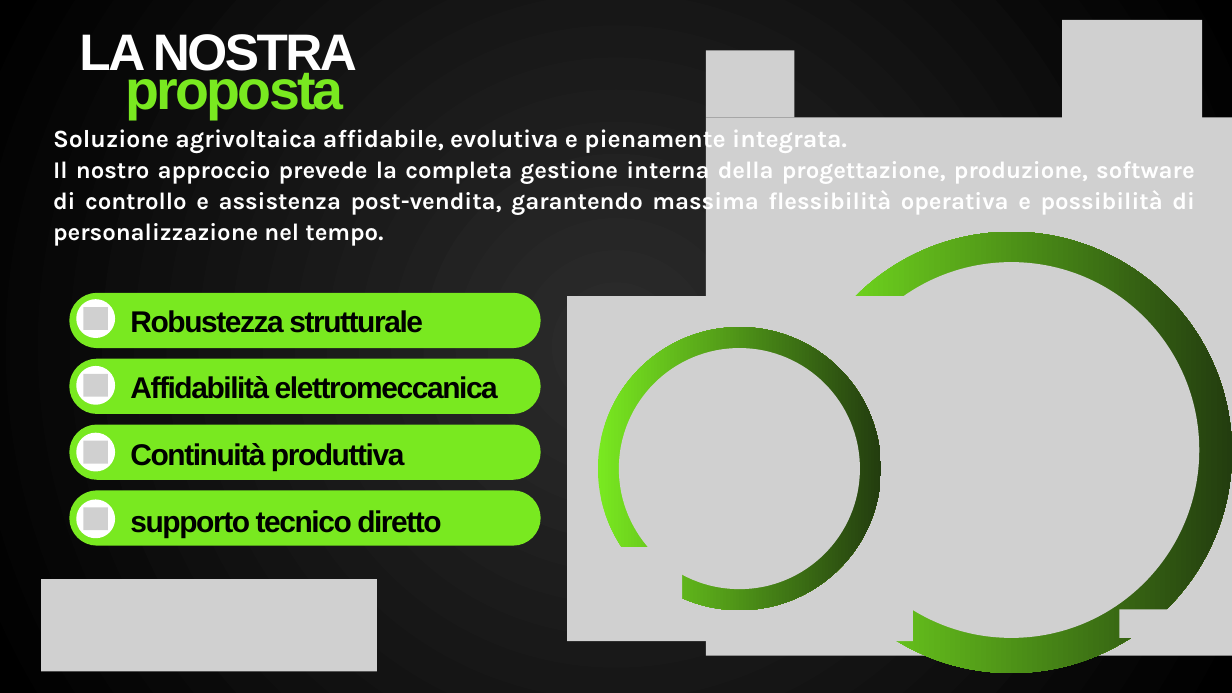
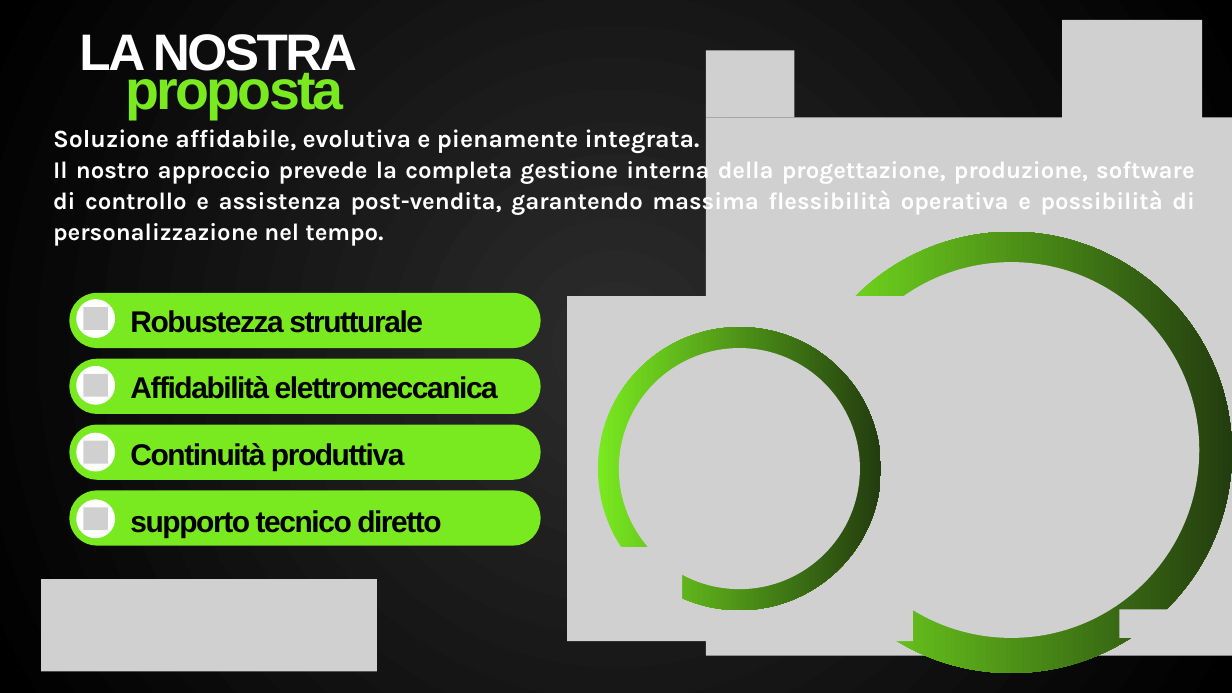
Before and after one commit to Giovanni301183/Conf, a slide deck: slide 2 of public/offerta/modello-offerta.pptx. Drawn at 1232x693 pixels with LibreOffice and Linux fonts; fonts in the diff are those of the drawing; grey boxes stand for pictures. Boxes give left, top, right and bottom in pixels: in the first picture for what was removed or moved away, otherwise in the second. Text is boxed around its words. In the diff, an @@ line names an element or a change of style, - is before the commit and + after.

```diff
--- a/public/offerta/modello-offerta.pptx
+++ b/public/offerta/modello-offerta.pptx
@@ text at (53,129,700,153): text changed @@
-Soluzione agrivoltaica affidabile, evolutiva e pienamente integrata.
+Soluzione affidabile, evolutiva e pienamente integrata.
```
Also in this commit, not shown: 4 other slides changed, 4 slides added, 4 other files.
